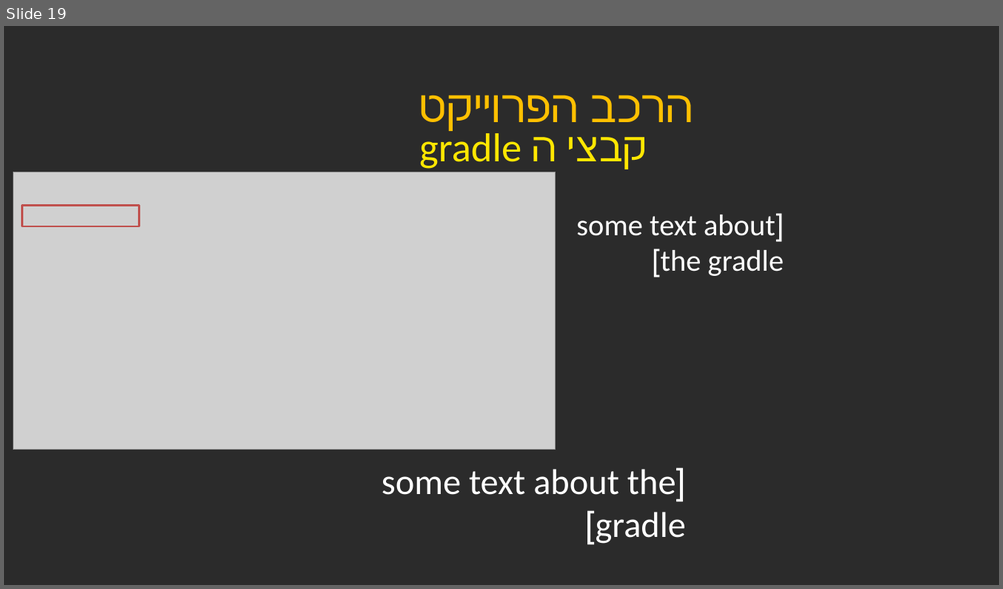
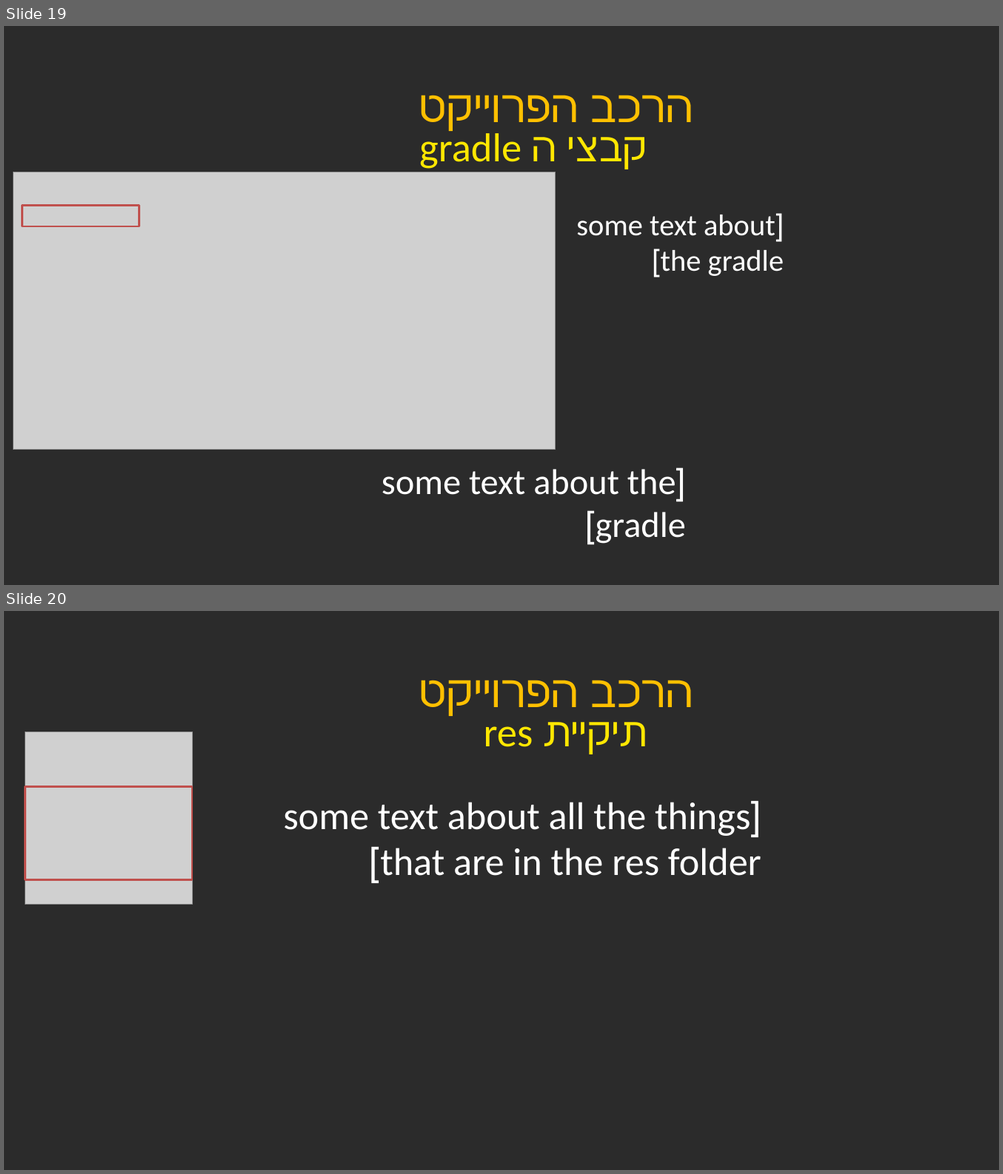
Before and after one commit to Yonatan42/AndroidPresentation, a slide deck: Android Presentation - Java Workshop.pptx. Shown one above the other, each under a label of ours: slide 19 before the commit, slides 19 and 20 after it. The pictures are 1003x589 and 1003x1174 pixels, drawn with LibreOffice and Linux fonts; fonts in the diff are those of the drawing; grey boxes stand for pictures; background and template pictures are left out; a plain dark background stands for a picture behind light text. Boxes give left, top, right and bottom in pixels: in the first picture for what was removed or moved away, otherwise in the second. Text is boxed around its words. In the diff, an @@ line names an element or a change of style, - is before the commit and + after.

Commit message:
added image and placeholder for res folder 1

```diff
--- a/Android Presentation - Java Workshop.pptx
+++ b/Android Presentation - Java Workshop.pptx
@@ slide 20 added at bbox=[4, 611, 999, 1170], background picture (left out) @@
@@ title added at bbox=[590, 680, 694, 707], 43.2 pt, text #FFC000 @@
+הרכב הפרוייקט
@@ picture added at bbox=[25, 732, 192, 904] @@
@@ text added at bbox=[543, 722, 647, 755], 39 pt, text #FFE701 @@
+תיקיית res
@@ rectangle added at bbox=[25, 787, 192, 880], outline #C0504D 2 pt @@
@@ text added at bbox=[283, 802, 761, 876], 37.3 pt, text #FFFFFF @@
+[some text about all the things that are in the res folder]
```
